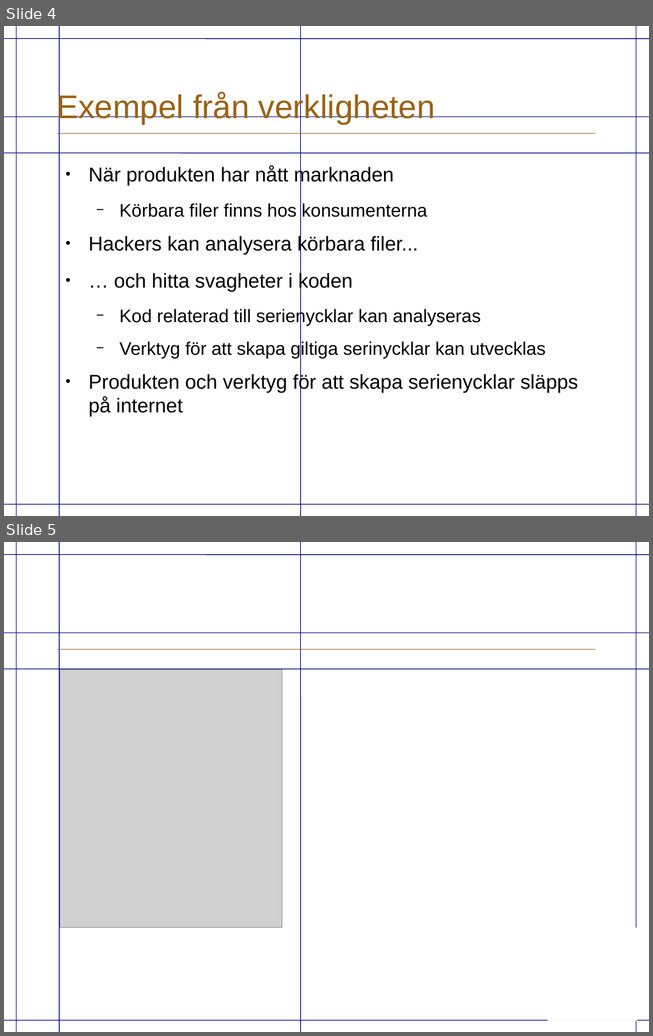
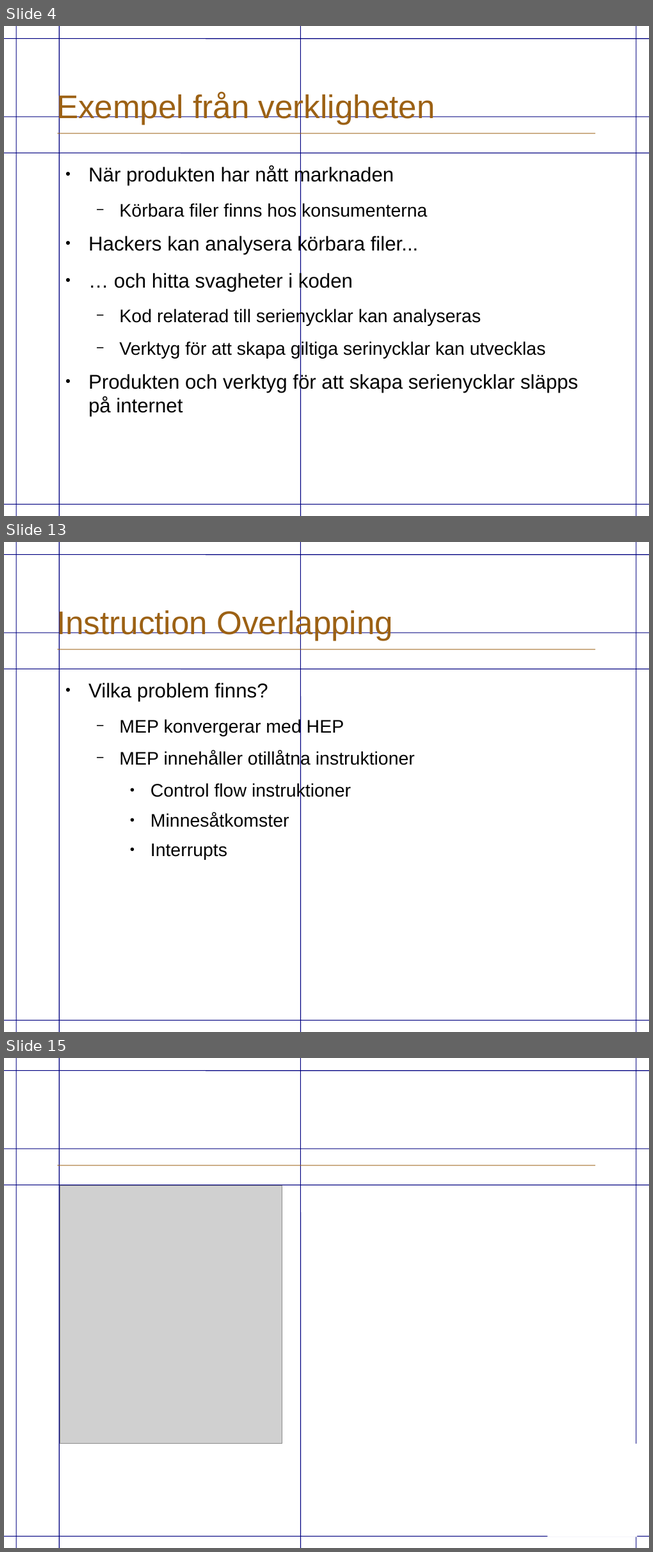
Before and after one commit to eriknylander/exjobb, a slide deck: Presentation/ExjobbPresentation.odp. Shown one above the other, each under a label of ours: slides 4 and 5 before the commit, slides 4, 13 and 15 after it; the slides between them are not shown. The pictures are 653x1036 and 653x1552 pixels, drawn with LibreOffice and Linux fonts; fonts in the diff are those of the drawing; grey boxes stand for pictures; background and template pictures are left out. Boxes give left, top, right and bottom in pixels: in the first picture for what was removed or moved away, otherwise in the second. Text is boxed around its words. In the diff, an @@ line names an element or a change of style, - is before the commit and + after.

```diff
--- a/Presentation/ExjobbPresentation.odp
+++ b/Presentation/ExjobbPresentation.odp
@@ slide 13 added at (4,542,649,1032), background #FFFFFF; not listed: 9 template elements that a slide beside it also shows @@
@@ title added at (56,608,393,641), 36 pt, text #9C6114 @@
+Instruction Overlapping
@@ text added at (88,683,415,860), 20 pt, text #000000 @@
+● Vilka problem finns?
+  − MEP konvergerar med HEP
+  − MEP innehåller otillåtna instruktioner
+    ● Control flow instruktioner
+    ● Minnesåtkomster
+    ● Interrupts
@@ what was slide 5 is now slide 15 @@
```
Also in this commit, not shown: 2 slides changed, 9 other slides added, 3 other files.
